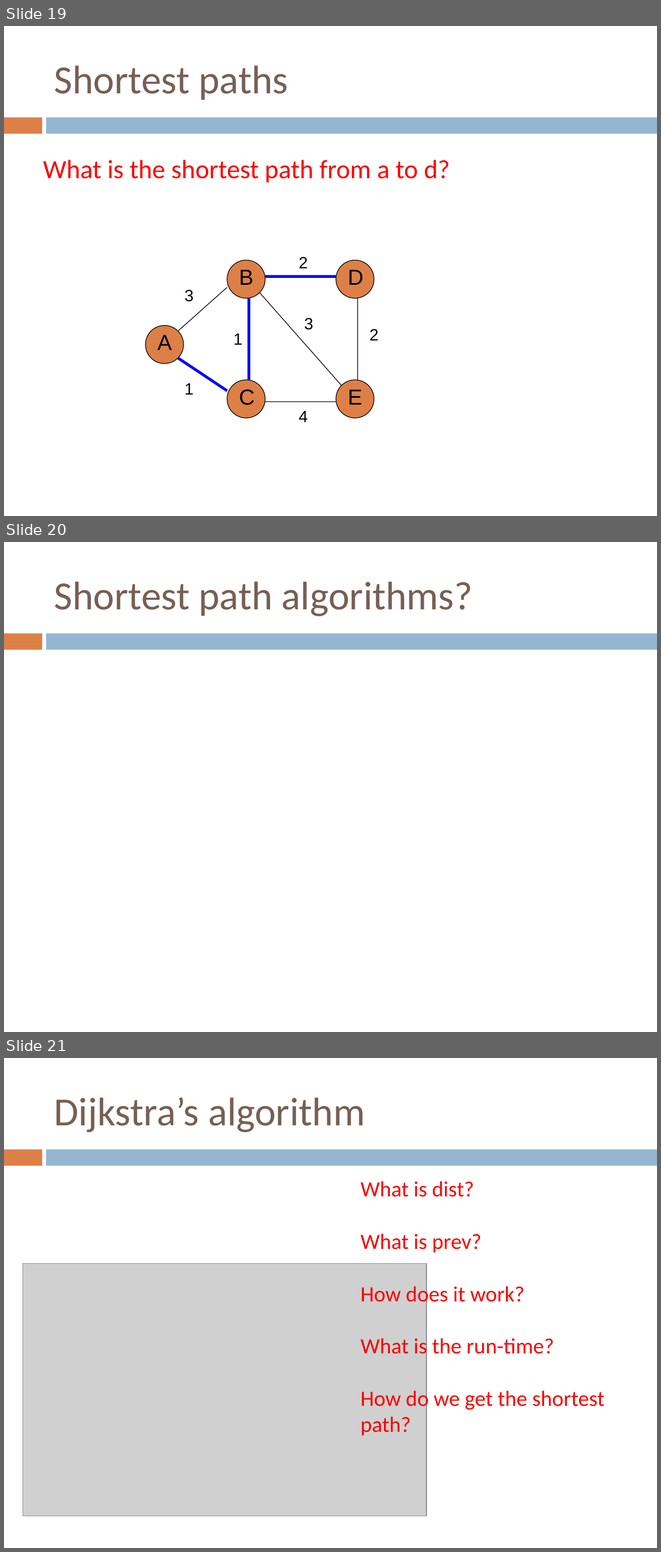
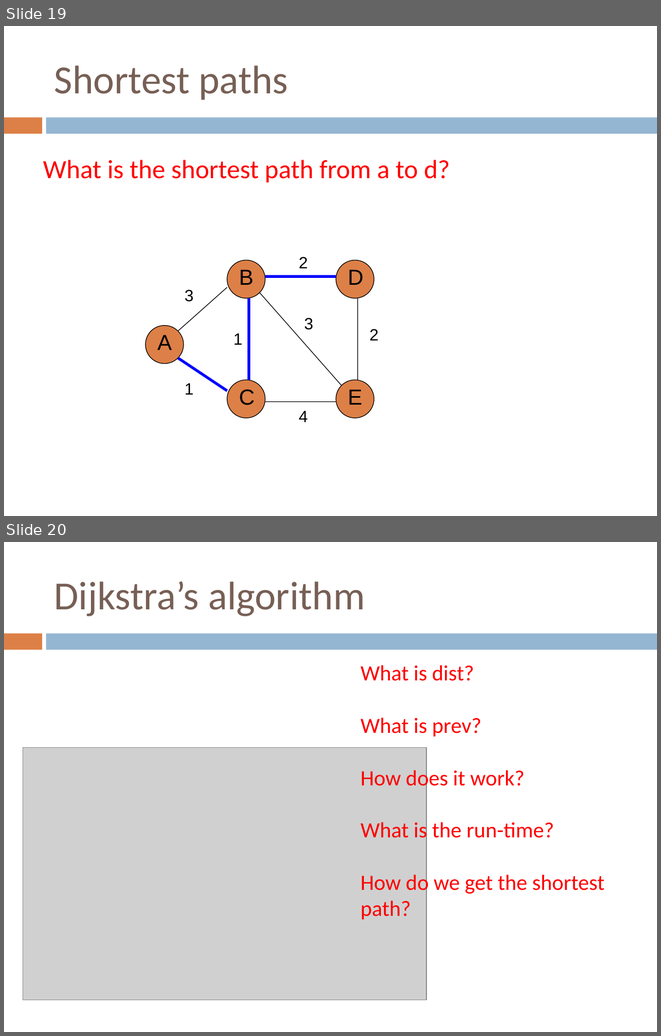
Before and after one commit to Collins-kariuk/Algorithms, a slide deck: Lectures/Lecture 19_Shortest Paths.pptx. Shown one above the other, each under a label of ours: slides 19, 20 and 21 before the commit, slides 19 and 20 after it. The pictures are 661x1552 and 661x1036 pixels, drawn with LibreOffice and Linux fonts; fonts in the diff are those of the drawing; grey boxes stand for pictures. Boxes give left, top, right and bottom in pixels: in the first picture for what was removed or moved away, otherwise in the second. Text is boxed around its words. In the diff, an @@ line names an element or a change of style, - is before the commit and + after.

Commit message:
Review lecture 17 to 19 (graph algorithms)

```diff
--- a/Lectures/Lecture 19_Shortest Paths.pptx
+++ b/Lectures/Lecture 19_Shortest Paths.pptx
@@ slide 20 removed at [4,542,657,1032], background #FFFFFF; not listed: 2 template elements that a slide beside it also shows @@
@@ title removed at [54,581,473,616] @@
-Shortest path algorithms?
@@ what was slide 21 is now slide 20 @@
```
Also in this commit, not shown: 2 other files.
